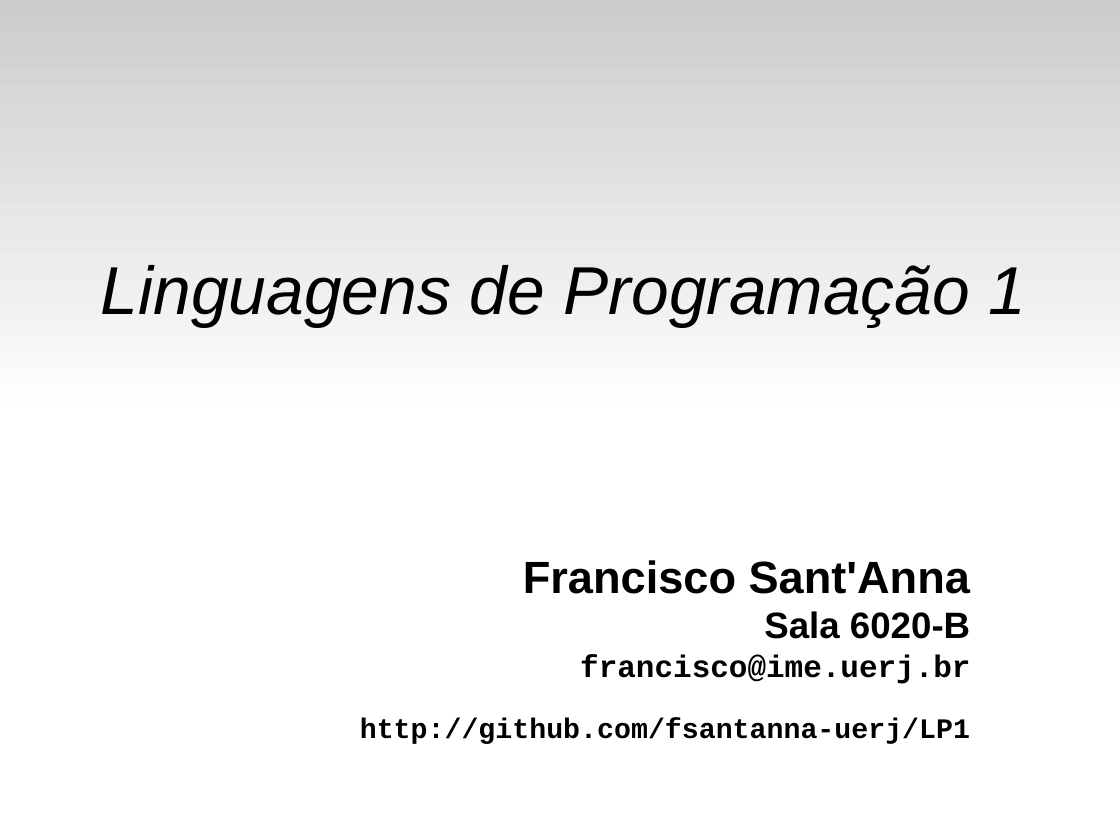
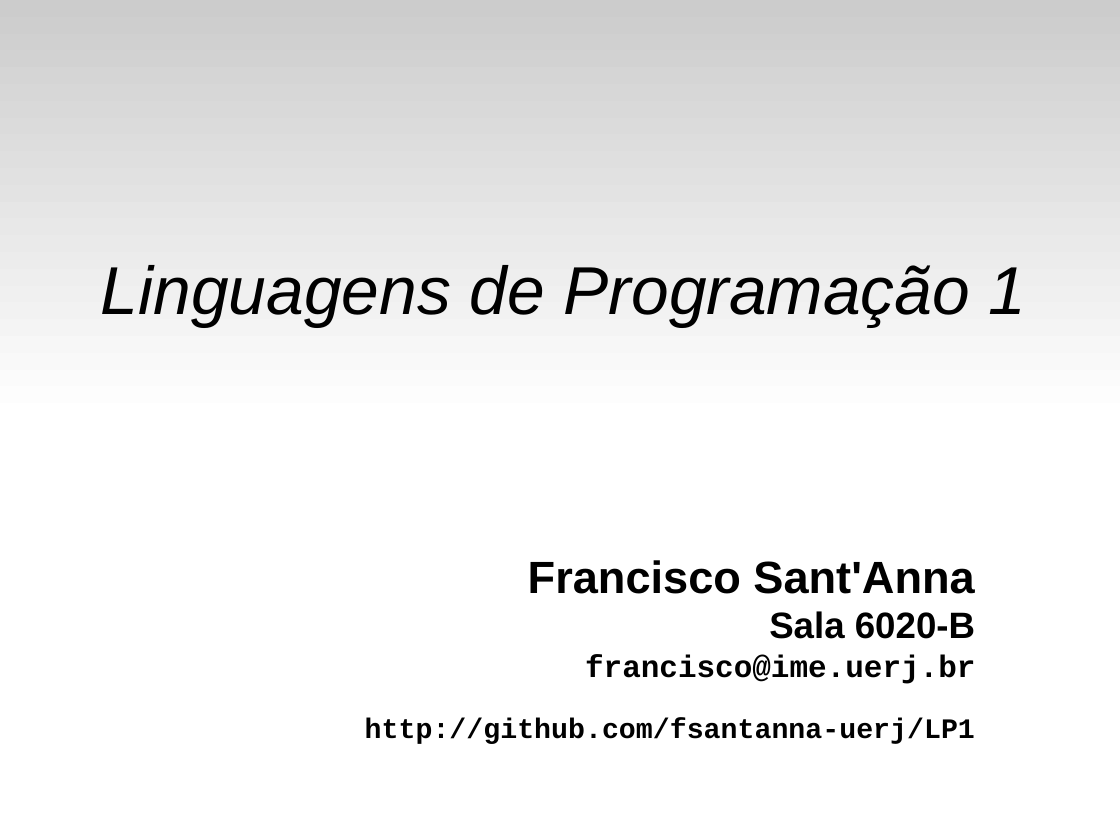
Before and after one commit to fsantanna-uerj/LP1, a slide deck: slide 1 of Slides/lp1-07-compostos.odp. Drawn at 1120x840 pixels with LibreOffice and Linux fonts; fonts in the diff are those of the drawing. Boxes give left, top, right and bottom in pixels: in the first picture for what was removed or moved away, otherwise in the second. Text is boxed around its words. In the diff, an @@ line names an element or a change of style, - is before the commit and + after.

```diff
--- a/Slides/lp1-07-compostos.odp
+++ b/Slides/lp1-07-compostos.odp
@@ text "Francisco Sant'Anna": place and size @@
-text "Francisco Sant'Anna" at [360,560,970,744]
+text "Francisco Sant'Anna" at [365,560,975,744]
```
Also in this commit, not shown: 2 other slides changed, 1 slide added.
